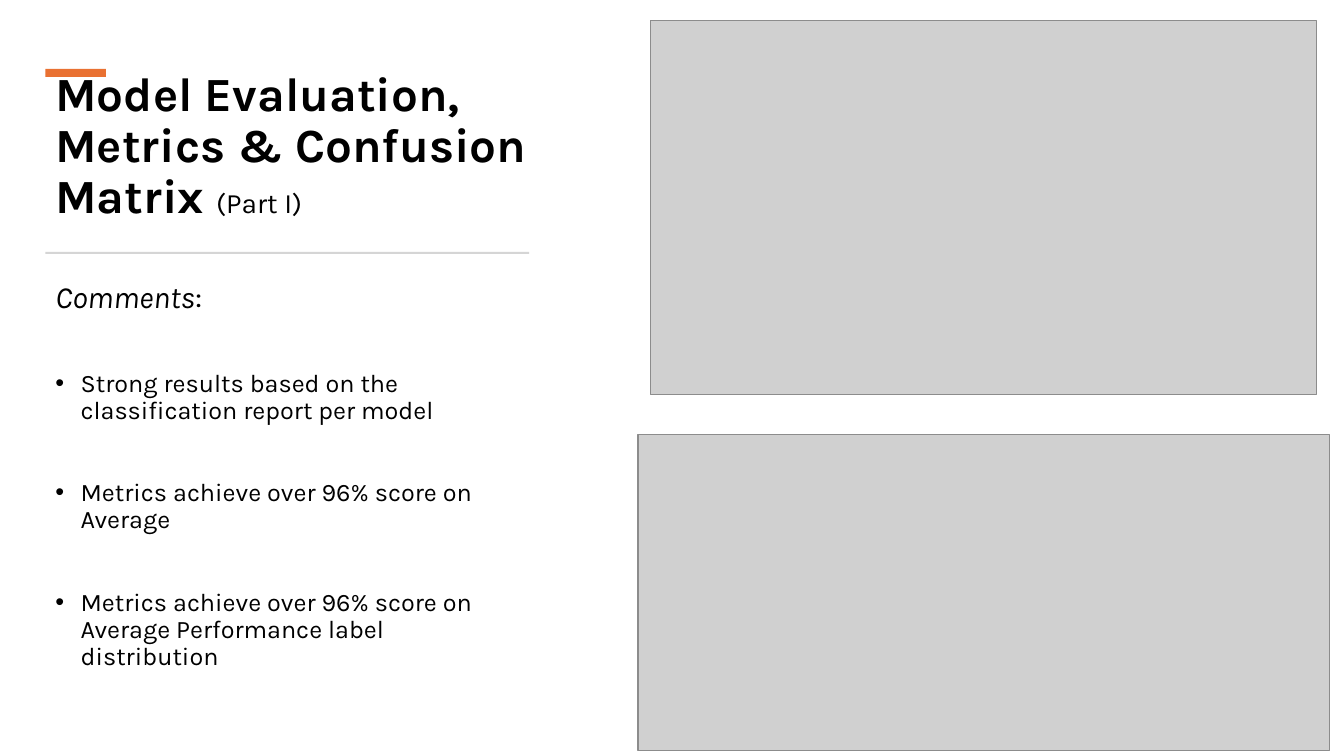
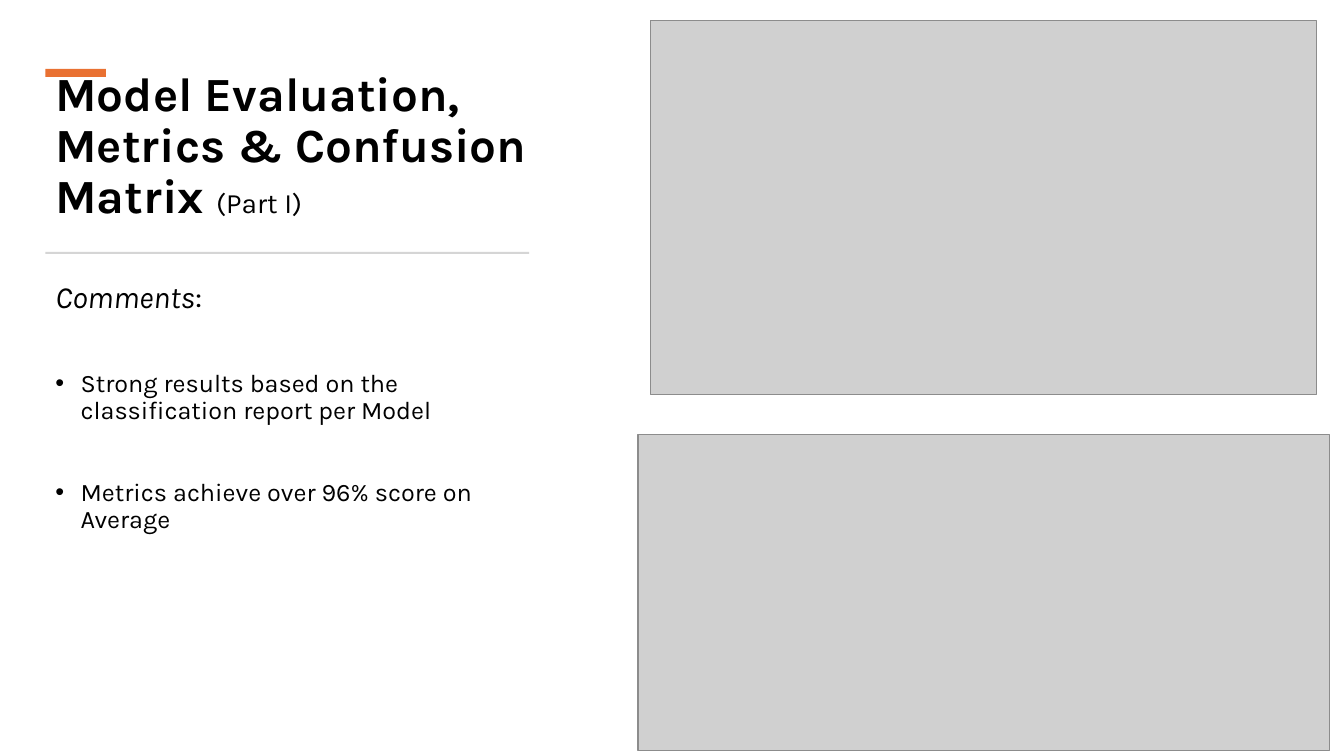
Before and after one commit to Konstant-gk/Chinook_Project, a slide deck: slide 13 of Chinook_Presentation/Project_Future_Chinook_Presentation.pptx. Drawn at 1344x756 pixels with LibreOffice and Linux fonts; fonts in the diff are those of the drawing; grey boxes stand for pictures. Boxes give left, top, right and bottom in pixels: in the first picture for what was removed or moved away, otherwise in the second. Text is boxed around its words. In the diff, an @@ line names an element or a change of style, - is before the commit and + after.

```diff
--- a/Chinook_Presentation/Project_Future_Chinook_Presentation.pptx
+++ b/Chinook_Presentation/Project_Future_Chinook_Presentation.pptx
@@ text at <box>81,374,431,425</box>: text changed @@
-• Strong results based on the classification report per model
+• Strong results based on the classification report per Model
@@ text at <box>81,593,472,666</box>: paragraph removed @@
-• Metrics achieve over 96% score on Average Performance label distribution
```
Also in this commit, not shown: 13 other slides changed.
